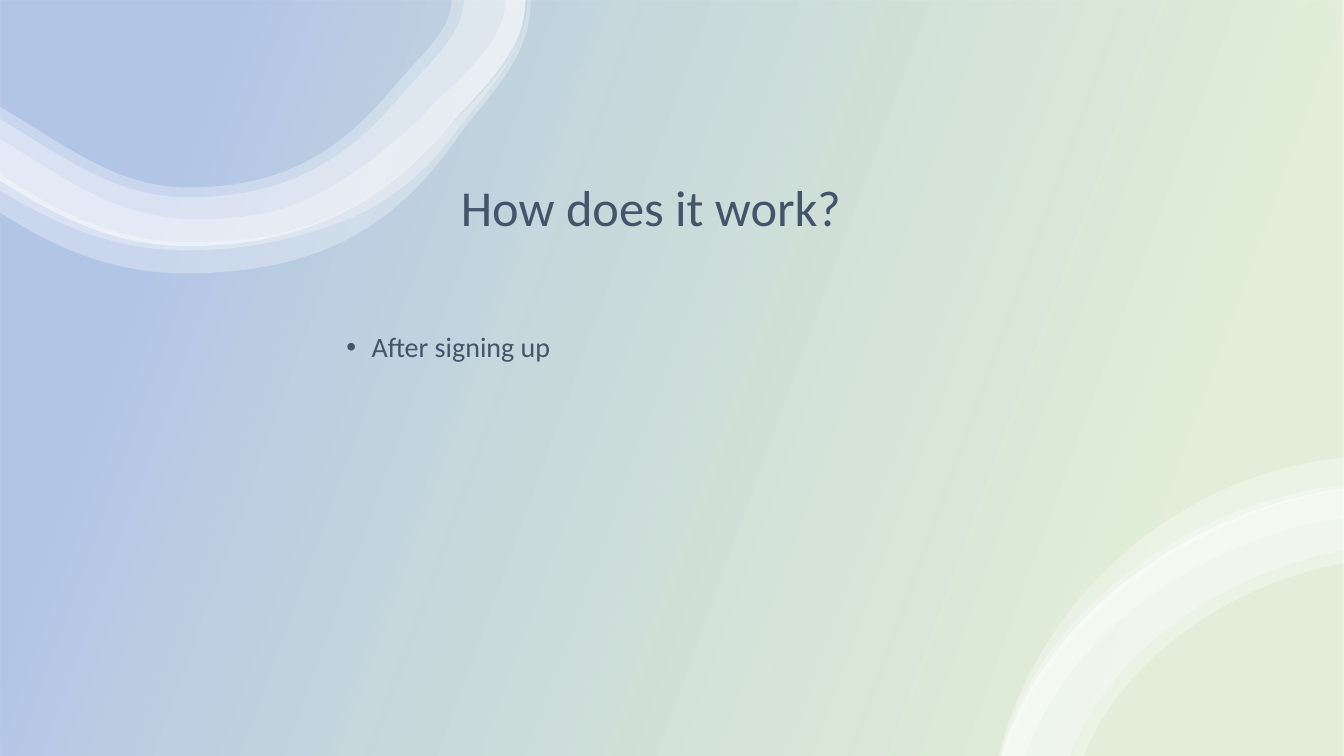
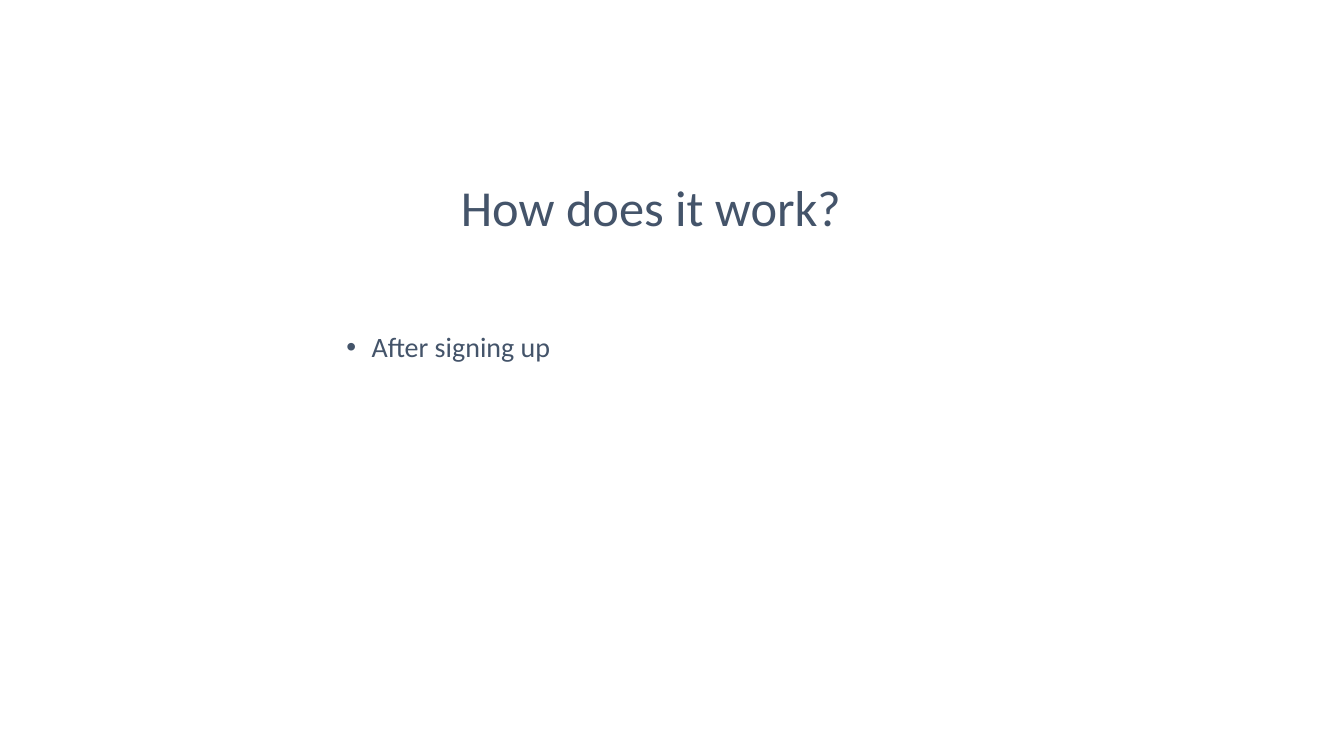
Before and after one commit to etgalang/TuneTribe, a slide deck: slide 3 of TuneTribe.pptx. Drawn at 1344x756 pixels with LibreOffice and Linux fonts; fonts in the diff are those of the drawing. Boxes give left, top, right and bottom in pixels: in the first picture for what was removed or moved away, otherwise in the second. Text is boxed around its words. In the diff, an @@ line names an element or a change of style, - is before the commit and + after.

```diff
--- a/TuneTribe.pptx
+++ b/TuneTribe.pptx
@@ rectangle removed at [0, 0, 1344, 756] @@
@@ group removed at [0, 0, 531, 273]: 4 freeform shapes @@
@@ group removed at [999, 457, 1344, 756]: 4 freeform shapes @@
```
Also in this commit, not shown: 2 other slides changed, 1 slide added.
